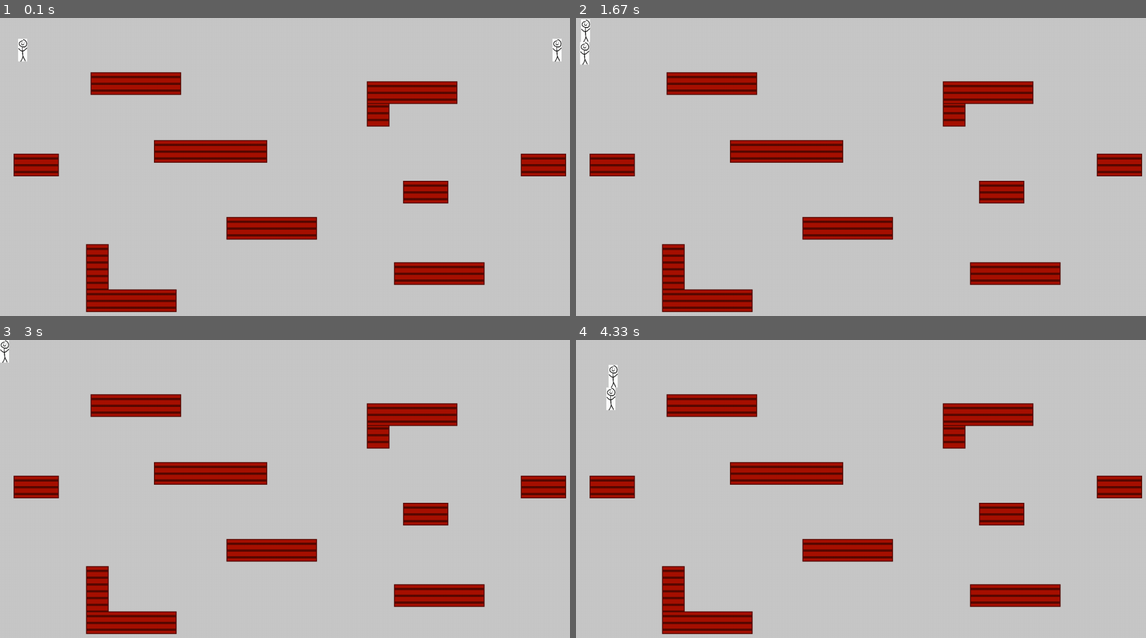
Above: before the commit, frames 1-4 (two rows, left to right).
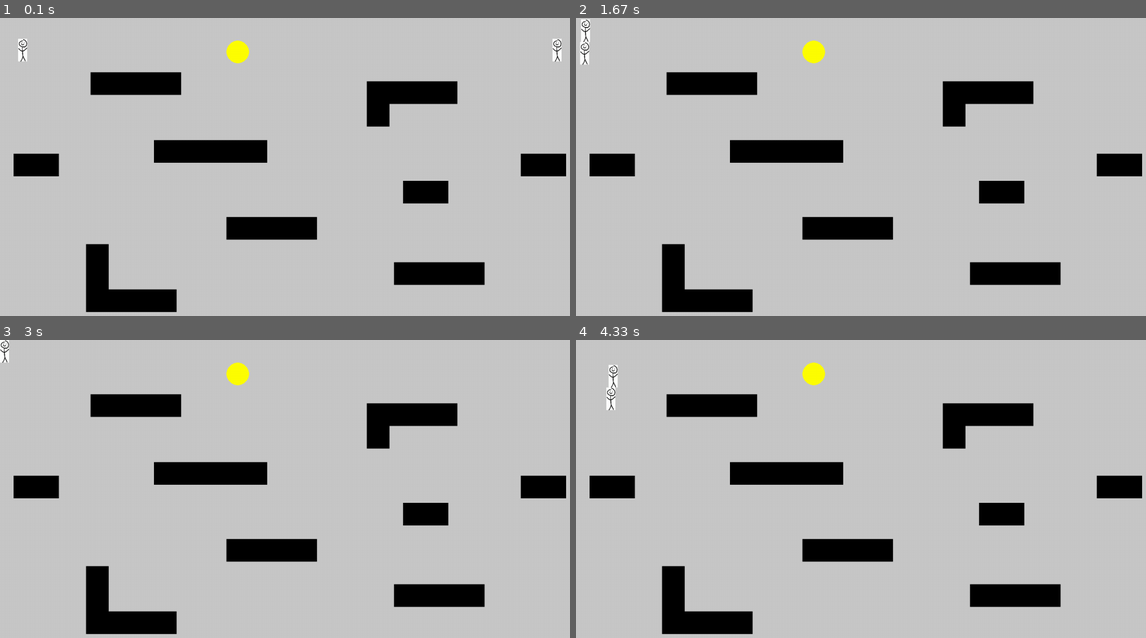
Above: after the commit, the same moments.

Repository: CS196Illinois/Group10-FA21
Game: pygame game, started from Project/game.py
Two runs of this game, one before a commit and one after it. Both use one fixed random seed, a clock stepped at 60 frames per second and the inputs below.
Inputs:
- Up to frame 1 (0.1 s): no input
- Up to frame 2 (1.67 s): tap Space at 0.33, 0.73, 1.03, 1.23, 1.57 s; hold Right 0.67-1.13 s; hold D 0.67-1.13 s; hold Up 1.17-1.47 s; hold W 1.17-1.47 s; hold Right from 1.5 s (still down); hold D from 1.5 s (still down)
- Up to frame 3 (3 s): tap Space at 1.87, 2.07, 2.37, 2.63, 2.97 s; release Right at 1.97 s; release D at 1.97 s; hold Left 2-2.53 s; hold A 2-2.53 s; hold Down 2.57-2.87 s; hold S 2.57-2.87 s; hold Left from 2.9 s (still down); hold A from 2.9 s (still down)
- Up to frame 4 (4.33 s): tap Space at 3.27, 3.4, 3.8, 4.1 s; release Left at 3.3 s; release A at 3.3 s; hold Up 3.33-3.7 s; hold W 3.33-3.7 s; hold Right from 3.73 s (still down); hold D from 3.73 s (still down)

The runs differ from the first frame. In frame 1, 11% of the frame differs, in the area x 2-100%, y 7-99%; in frame 2, 11%; in frame 3, 11%; in frame 4, 11%.

Commit message:
Build the basic function of Coin.

Diff:
--- a/Project/game.py
+++ b/Project/game.py
@@ -1,4 +1,3 @@
-
 import pygame
 
 import random
@@ -13,6 +12,7 @@
     KEYDOWN,
     K_SPACE,
     QUIT,
+    Color,
     K_w,
     K_a,
     K_s,
@@ -33,7 +33,7 @@
 
     def __init__(self):
         super(Player, self).__init__()
-        self.surf = pygame.transform.scale(pygame.image.load("Project\playerSprite.png").convert(), (20,50))
+        self.surf = pygame.transform.scale(pygame.image.load("Project/playerSprite.png").convert(), (20,50))
         self.rect = self.surf.get_rect(center = (50,50))
         self.dx, self.dy = 0, 0
         self.touchingPlatform = False
@@ -73,6 +73,8 @@
 
         self.dy += 1
 
+        self.collidedCharacter = pygame.sprite.spritecollide(self, possibleCollisionSprites, False)
+
         # cool collision detection below here
         self.oldrect = self.rect.copy()
         #steps forward one tick of movement and sees if there is a collision then
@@ -130,7 +132,7 @@
 
     def __init__(self):
         super(Player2, self).__init__()
-        self.surf = pygame.transform.scale(pygame.image.load("Project\playerSprite.png").convert(), (20,50))
+        self.surf = pygame.transform.scale(pygame.image.load("Project/playerSprite.png").convert(), (20,50))
         self.rect = self.surf.get_rect(center = (SCREEN_WIDTH-50,50))
         self.dx, self.dy = 0, 0
         self.touchingPlatform = False
@@ -167,6 +169,9 @@
         if self.touchingPlatform and not self.moving:
             self.dx = 0
 
+        for coin in pygame.sprite.spritecollide(self, coin_sprites, True, collided = None):
+            coin.kill()
+
         # cool collision detection below here
         self.dy += 1
         self.oldrect = self.rect.copy()
@@ -224,19 +229,27 @@
         elif self.rect.bottom >= SCREEN_HEIGHT:
             self.rect.bottom = SCREEN_HEIGHT
 
+class Coin(pygame.sprite.Sprite):
+    def __init__(self, xPos, yPos):
+        super(Coin, self).__init__()
+        self.surf = pygame.Surface((50,50))
+        self.surf.set_colorkey((0,0,0))
+        self.rect = self.surf.get_rect(
+            left = xPos,
+            top = yPos
+        )
+        pygame.draw.circle(self.surf, (255,255,0), (25,25), 25)
+
 
 class Platform(pygame.sprite.Sprite):
    def __init__(self, xPos, yPos, xSize, ySize):
         super(Platform, self).__init__()
         self.surf = pygame.Surface((xSize,ySize))
-        self.surf.fill((87, 9, 0))
+        self.surf.set_colorkey((0,0,1), RLEACCEL)
         self.rect = self.surf.get_rect(
             left = xPos,
             top = yPos
         )
-        pygame.draw.rect(self.surf, (168, 17, 0), pygame.Rect(2, 2, self.rect.width - 4, self.rect.height - 4))
-        for i in range(8, self.rect.height - 2, 15):
-            pygame.draw.rect(self.surf, (87, 9, 0), pygame.Rect(2, i, self.rect.width - 4, 5))
 
 # helper function that creates a new platform and adds it to the needed sprite groups
 def newPlatform(xPos, yPos, xSize, ySize):
@@ -289,7 +302,12 @@
 
 # L platform 2
 newPlatform(810, 140, pw, pw * 2)
-newPlatform(810, 140, pw * 4, pw)
+newPlatform(810 + pw, 140, pw * 3, pw)
+
+coinA = Coin(500,50)
+all_sprites.add(coinA)
+coin_sprites = pygame.sprite.Group()
+coin_sprites.add(coinA)
 
 #move_up_sound = pygame.mixer.Sound("ao.ogg")
 #move_down_sound = pygame.mixer.Sound("ao.ogg")
